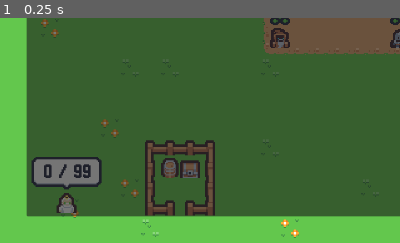
Above: before the commit, frame 1.
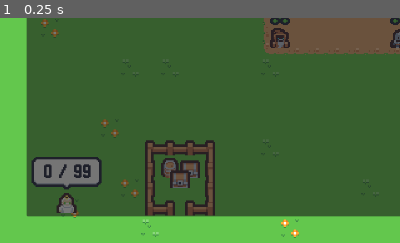
Above: after the commit, the same moment.

Repository: alfroids/ldjam-56
Game: Godot game, scene res://scenes/world/world.tscn
The game is run twice, just before and just after one commit, with the same random seed, the same clock (stepped at 60 frames per second) and the same inputs.
Inputs:
- Up to frame 1 (0.25 s): no input
The pictures show only the part of the screen within x 0-50%, y 50-100%; the shares and areas given below are measured in that part.

The runs differ from the first frame. In frame 1, 0.4% of the frame differs, in the area x 42-48%, y 67-76%.

Commit message:
Add music

Diff:
--- a/scenes/item/item.gd
+++ b/scenes/item/item.gd
@@ -15,9 +15,11 @@
 		if not is_grabbed and ig:
 			SignalBus.player_grabbed_item.emit(type)
 			sprite_2d.material.set_shader_parameter(&"outline_color", Color("fee761"))
+			audio_stream_player.play()
 		elif is_grabbed and not ig:
 			SignalBus.player_released_item.emit(type)
 			sprite_2d.material.set_shader_parameter(&"outline_color", Color("ffffff"))
+			audio_stream_player.play()
 		is_grabbed = ig
 @onready var is_in_storage: bool = false:
 	set(iis):
@@ -26,6 +28,7 @@
 		is_in_storage = iis
 @onready var offset: Vector2 = Vector2.ZERO
 @onready var sprite_2d: Sprite2D = $Sprite2D as Sprite2D
+@onready var audio_stream_player: AudioStreamPlayer = $AudioStreamPlayer as AudioStreamPlayer
 
 
 func _ready() -> void:
--- a/scenes/item/item.tscn
+++ b/scenes/item/item.tscn
@@ -1,8 +1,9 @@
-[gd_scene load_steps=7 format=3 uid="uid://dt1fwuqb7fklg"]
+[gd_scene load_steps=8 format=3 uid="uid://dt1fwuqb7fklg"]
 
 [ext_resource type="Script" path="res://scenes/item/item.gd" id="1_h5cql"]
 [ext_resource type="Shader" path="res://assets/shaders/pixel_outline.gdshader" id="2_5asij"]
 [ext_resource type="Texture2D" uid="uid://d140l2bv4vvky" path="res://assets/creatures_and_items.png" id="3_nobag"]
+[ext_resource type="AudioStream" uid="uid://cr47yur1c0txf" path="res://assets/music/laserShoot.wav" id="4_xy6oe"]
 
 [sub_resource type="ShaderMaterial" id="ShaderMaterial_y1drj"]
 resource_local_to_scene = true
@@ -32,5 +33,8 @@
 [node name="CollisionShape2D" type="CollisionShape2D" parent="."]
 shape = SubResource("CircleShape2D_6q1at")
 
+[node name="AudioStreamPlayer" type="AudioStreamPlayer" parent="."]
+stream = ExtResource("4_xy6oe")
+
 [connection signal="mouse_entered" from="." to="." method="_on_mouse_entered"]
 [connection signal="mouse_exited" from="." to="." method="_on_mouse_exited"]
--- a/scenes/storage/storage.gd
+++ b/scenes/storage/storage.gd
@@ -5,11 +5,15 @@
 @export var slots: Array[Marker2D]
 
 @onready var items: Dictionary
+@onready var animation_player: AnimationPlayer = $AnimationPlayer as AnimationPlayer
 
 
 func _ready() -> void:
 	for slot in slots:
 		items[slot] = null
+
+	SignalBus.player_grabbed_item.connect(_on_player_grabbed_item)
+	SignalBus.player_released_item.connect(_on_player_released_item)
 
 
 func store(item: Item) -> bool:
@@ -30,3 +34,11 @@
 			return true
 
 	return false
+
+
+func _on_player_grabbed_item(_item_type: ItemManager.ITEM_TYPE) -> void:
+	animation_player.play(&"excited")
+
+
+func _on_player_released_item(_item_type: ItemManager.ITEM_TYPE) -> void:
+	animation_player.stop()
--- a/scenes/storage/storage.tscn
+++ b/scenes/storage/storage.tscn
@@ -1,8 +1,60 @@
-[gd_scene load_steps=2 format=3 uid="uid://dd0xf1c2eqxxf"]
+[gd_scene load_steps=7 format=3 uid="uid://dd0xf1c2eqxxf"]
 
 [ext_resource type="Script" path="res://scenes/storage/storage.gd" id="1_q63v4"]
+[ext_resource type="Texture2D" uid="uid://r53757p2u8me" path="res://assets/map.png" id="2_qfdqa"]
+
+[sub_resource type="AtlasTexture" id="AtlasTexture_rid3q"]
+atlas = ExtResource("2_qfdqa")
+region = Rect2(85, 119, 16, 16)
+
+[sub_resource type="Animation" id="Animation_pf5c2"]
+resource_name = "excited"
+length = 0.333337
+loop_mode = 1
+tracks/0/type = "value"
+tracks/0/imported = false
+tracks/0/enabled = true
+tracks/0/path = NodePath("Sprite2D:scale")
+tracks/0/interp = 1
+tracks/0/loop_wrap = true
+tracks/0/keys = {
+"times": PackedFloat32Array(0, 0.166667),
+"transitions": PackedFloat32Array(1, 1),
+"update": 0,
+"values": [Vector2(3, 3), Vector2(4, 4)]
+}
+
+[sub_resource type="Animation" id="Animation_cbtdu"]
+length = 0.001
+tracks/0/type = "value"
+tracks/0/imported = false
+tracks/0/enabled = true
+tracks/0/path = NodePath("Sprite2D:scale")
+tracks/0/interp = 1
+tracks/0/loop_wrap = true
+tracks/0/keys = {
+"times": PackedFloat32Array(0),
+"transitions": PackedFloat32Array(1),
+"update": 0,
+"values": [Vector2(3, 3)]
+}
+
+[sub_resource type="AnimationLibrary" id="AnimationLibrary_kfc7j"]
+_data = {
+"RESET": SubResource("Animation_cbtdu"),
+"excited": SubResource("Animation_pf5c2")
+}
 
 [node name="Storage" type="Area2D"]
 collision_layer = 4
 collision_mask = 0
 script = ExtResource("1_q63v4")
+
+[node name="Sprite2D" type="Sprite2D" parent="."]
+scale = Vector2(3, 3)
+texture = SubResource("AtlasTexture_rid3q")
+
+[node name="AnimationPlayer" type="AnimationPlayer" parent="."]
+libraries = {
+"": SubResource("AnimationLibrary_kfc7j")
+}
--- a/scenes/ui/ui.tscn
+++ b/scenes/ui/ui.tscn
@@ -6,6 +6,7 @@
 [ext_resource type="PackedScene" uid="uid://dfrxet8rlm526" path="res://scenes/ui/new_trade_bubble/new_trade_bubble.tscn" id="4_j53vm"]
 [ext_resource type="PackedScene" uid="uid://devogahwjpp4b" path="res://scenes/ui/trade_counter/trade_counter.tscn" id="4_ppbdp"]
 [ext_resource type="FontFile" uid="uid://b045jljbteq85" path="res://assets/fonts/m6x11plus.ttf" id="5_thqmk"]
+[ext_resource type="AudioStream" uid="uid://drglblpien7tj" path="res://assets/music/8bit-mix-56351.mp3" id="7_xj4k4"]
 
 [sub_resource type="Animation" id="Animation_shmuo"]
 resource_name = "typewriter"
@@ -168,7 +169,7 @@
 size_flags_horizontal = 8
 size_flags_vertical = 8
 theme_override_fonts/font = ExtResource("5_thqmk")
-theme_override_font_sizes/font_size = 54
+theme_override_font_sizes/font_size = 36
 text = "Press [space] to advance time."
 
 [node name="Timer" type="Timer" parent="MarginContainer/Tip"]
@@ -187,5 +188,10 @@
 
 [node name="NewTradeBubble" parent="NewTradeBubblePosition" instance=ExtResource("4_j53vm")]
 
+[node name="AudioStreamPlayer" type="AudioStreamPlayer" parent="."]
+stream = ExtResource("7_xj4k4")
+autoplay = true
+parameters/looping = true
+
 [connection signal="pressed" from="MarginContainer/EndGamePanel/VBoxContainer/Button" to="." method="_on_button_pressed"]
 [connection signal="timeout" from="MarginContainer/Tip/Timer" to="." method="_on_timer_timeout"]
Not shown, added: assets/music/8bit-mix-56351.mp3.import
Not shown, added: assets/music/TownTheme.mp3.import
Not shown, added: assets/music/laserShoot.wav.import
Not shown: 1 places in scenes/ui/ui.tscn that only renumber resources
Not shown, added: assets/music/8bit-mix-56351.mp3
Not shown, added: assets/music/TownTheme.mp3
Not shown, added: assets/music/laserShoot.wav
